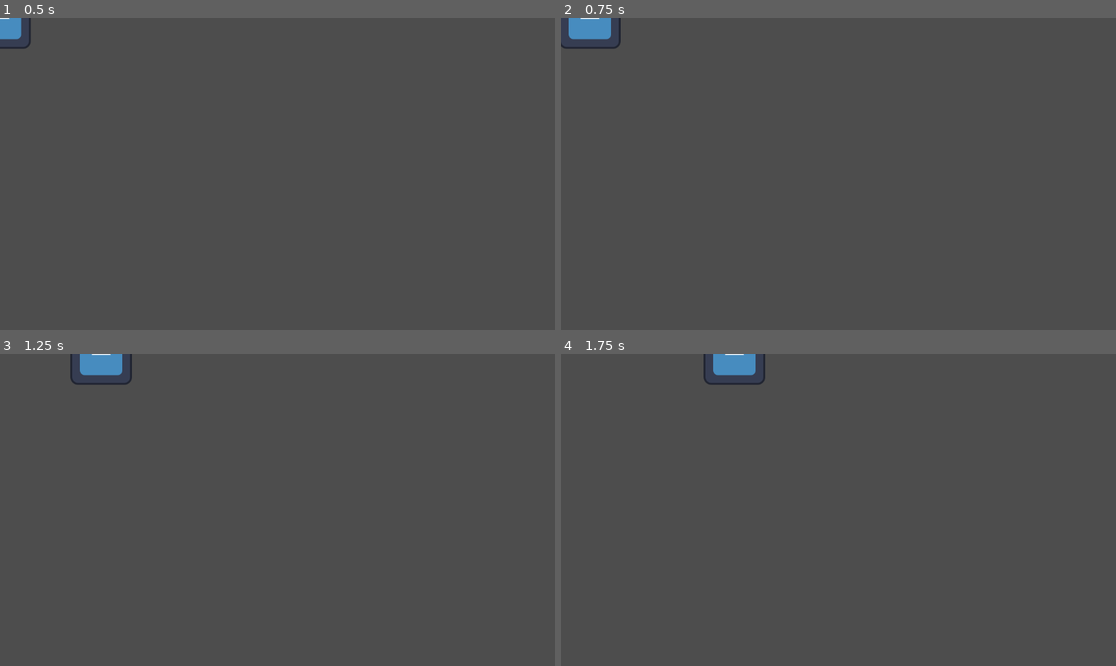
Above: before the commit, frames 1-4 (two rows, left to right).
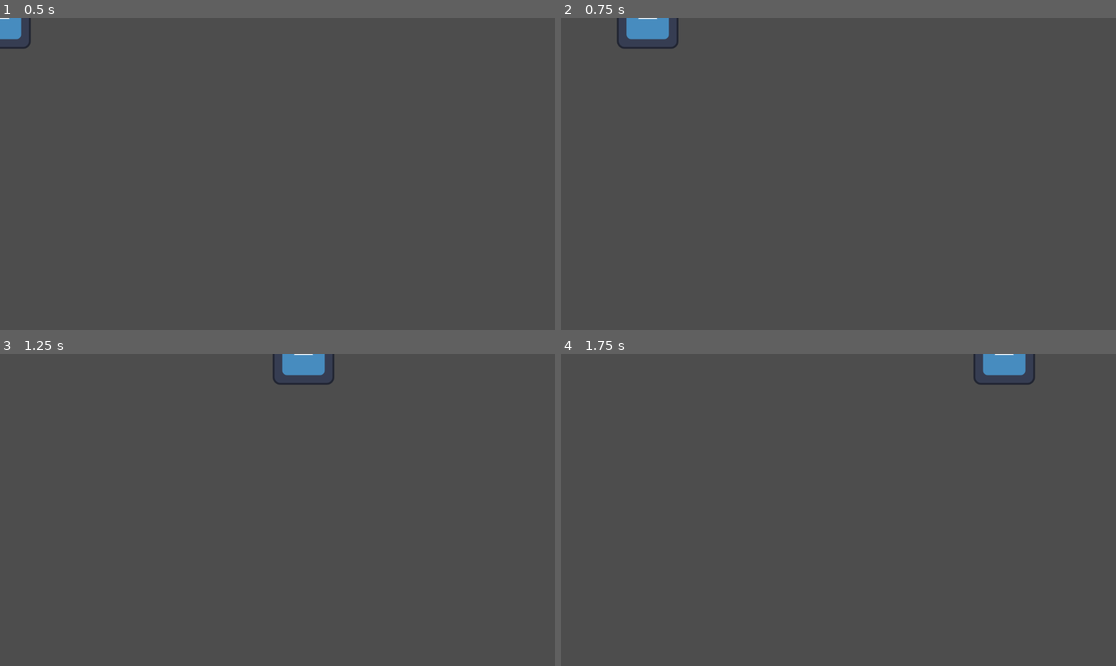
Above: after the commit, the same moments.

Repository: Lugas7/BlastCore
Game: Godot game, scene res://player.tscn
The game is run twice, just before and just after one commit, with the same random seed, the same clock (stepped at 60 frames per second) and the same inputs. The engine's default icon, where the game draws it, is replaced by a stand-in: a white triangle on a blue panel in a dark square.
Inputs:
- Up to frame 1 (0.5 s): no input
- Up to frame 2 (0.75 s): tap Enter (ui_accept) at 0.5 s; hold Right (ui_right) from 0.53 s (still down); hold Space (ui_dash, bound only after the commit) from 0.53 s (still down)
- Up to frame 3 (1.25 s): keep holding Right (ui_right); keep holding Space (ui_dash, bound only after the commit); tap Enter (ui_accept) at 0.77, 0.8, 1.07 s
- Up to frame 4 (1.75 s): keep holding Right (ui_right); release Space (ui_dash, bound only after the commit) at 1.28 s; tap Enter (ui_accept) at 1.35, 1.52 s; tap Space (ui_dash, bound only after the commit) at 1.55 s

Frame 1 is identical in both runs. In frame 2, 1.3% of the frame differs, in the area x 0-22%, y 0-10%; in frame 3, 1.3%, in the area x 12-61%, y 0-10%; in frame 4, 1.3%.

Commit message:
added player dash as well as wasd movement

Diff:
--- a/player.gd
+++ b/player.gd
@@ -3,33 +3,40 @@
 
 const SPEED = 300.0
 const JUMP_VELOCITY = -400.0
+const dashTime = 0.3
+const DASHSPEED = 900
+
+var isDashing = false
+var xinput = 0
+var yinput = 0
+var xdir = 0
+var ydir = 0
+func _physics_process(_delta: float) -> void:
+	updateMovement()
+	if Input.is_action_pressed("ui_dash"):
+		beginDash()
+	if !isDashing:
+		velocity.x = SPEED * xdir
+		velocity.y = SPEED * ydir
+	move_and_slide()
+
+func updateMovement():
+	if isDashing == false:
+		xinput = Input.get_axis("ui_left", "ui_right")
+		yinput = Input.get_axis("ui_up", "ui_down")
+
+		if xinput != 0 and yinput != 0:
+			var dir = atan2(yinput, xinput)
+			xdir = cos(dir)
+			ydir = sin(dir)
+		else:
+			xdir = xinput
+			ydir = yinput
 
 
-func _physics_process(_delta: float) -> void:
-	# Add the gravity.
-	#if not is_on_floor():
-	#	velocity += get_gravity() * delta
-
-	# Handle jump.
-	if Input.is_action_just_pressed("ui_accept") and is_on_floor():
-		velocity.y = JUMP_VELOCITY
-
-	# Get the input direction and handle the movement/deceleration.
-	# As good practice, you should replace UI actions with custom gameplay actions.
-	var xinput := Input.get_axis("ui_left", "ui_right")
-	var yinput := Input.get_axis("ui_up", "ui_down")
-
-	var dir = atan2(yinput, xinput)
-	var xdir = cos(dir)
-	var ydir = sin(dir)
-
-	if xinput:
-		velocity.x = xdir * SPEED
-	else:
-		velocity.x = move_toward(velocity.x, 0, SPEED)
-
-	if yinput:
-		velocity.y = ydir * SPEED
-	else:
-		velocity.y = move_toward(velocity.y, 0, SPEED)
-	move_and_slide()
+func beginDash():
+	isDashing = true
+	velocity.x = DASHSPEED * xdir
+	velocity.y = DASHSPEED * ydir
+	await get_tree().create_timer(dashTime).timeout
+	isDashing = false
--- a/project.godot
+++ b/project.godot
@@ -14,3 +14,43 @@
 run/main_scene="res://player.tscn"
 config/features=PackedStringArray("4.3", "Forward Plus")
 config/icon="res://icon.svg"
+
+[input]
+
+ui_left={
+"deadzone": 0.5,
+"events": [Object(InputEventKey,"resource_local_to_scene":false,"resource_name":"","device":0,"window_id":0,"alt_pressed":false,"shift_pressed":false,"ctrl_pressed":false,"meta_pressed":false,"pressed":false,"keycode":4194319,"physical_keycode":0,"key_label":0,"unicode":0,"location":0,"echo":false,"script":null)
+, Object(InputEventJoypadButton,"resource_local_to_scene":false,"resource_name":"","device":0,"button_index":13,"pressure":0.0,"pressed":false,"script":null)
+, Object(InputEventJoypadMotion,"resource_local_to_scene":false,"resource_name":"","device":0,"axis":0,"axis_value":-1.0,"script":null)
+, Object(InputEventKey,"resource_local_to_scene":false,"resource_name":"","device":-1,"window_id":0,"alt_pressed":false,"shift_pressed":false,"ctrl_pressed":false,"meta_pressed":false,"pressed":false,"keycode":0,"physical_keycode":65,"key_label":0,"unicode":97,"location":0,"echo":false,"script":null)
+]
+}
+ui_right={
+"deadzone": 0.5,
+"events": [Object(InputEventKey,"resource_local_to_scene":false,"resource_name":"","device":0,"window_id":0,"alt_pressed":false,"shift_pressed":false,"ctrl_pressed":false,"meta_pressed":false,"pressed":false,"keycode":4194321,"physical_keycode":0,"key_label":0,"unicode":0,"location":0,"echo":false,"script":null)
+, Object(InputEventJoypadButton,"resource_local_to_scene":false,"resource_name":"","device":0,"button_index":14,"pressure":0.0,"pressed":false,"script":null)
+, Object(InputEventJoypadMotion,"resource_local_to_scene":false,"resource_name":"","device":0,"axis":0,"axis_value":1.0,"script":null)
+, Object(InputEventKey,"resource_local_to_scene":false,"resource_name":"","device":-1,"window_id":0,"alt_pressed":false,"shift_pressed":false,"ctrl_pressed":false,"meta_pressed":false,"pressed":false,"keycode":0,"physical_keycode":68,"key_label":0,"unicode":100,"location":0,"echo":false,"script":null)
+]
+}
+ui_up={
+"deadzone": 0.5,
+"events": [Object(InputEventKey,"resource_local_to_scene":false,"resource_name":"","device":0,"window_id":0,"alt_pressed":false,"shift_pressed":false,"ctrl_pressed":false,"meta_pressed":false,"pressed":false,"keycode":4194320,"physical_keycode":0,"key_label":0,"unicode":0,"location":0,"echo":false,"script":null)
+, Object(InputEventJoypadButton,"resource_local_to_scene":false,"resource_name":"","device":0,"button_index":11,"pressure":0.0,"pressed":false,"script":null)
+, Object(InputEventJoypadMotion,"resource_local_to_scene":false,"resource_name":"","device":0,"axis":1,"axis_value":-1.0,"script":null)
+, Object(InputEventKey,"resource_local_to_scene":false,"resource_name":"","device":-1,"window_id":0,"alt_pressed":false,"shift_pressed":false,"ctrl_pressed":false,"meta_pressed":false,"pressed":false,"keycode":0,"physical_keycode":87,"key_label":0,"unicode":119,"location":0,"echo":false,"script":null)
+]
+}
+ui_down={
+"deadzone": 0.5,
+"events": [Object(InputEventKey,"resource_local_to_scene":false,"resource_name":"","device":0,"window_id":0,"alt_pressed":false,"shift_pressed":false,"ctrl_pressed":false,"meta_pressed":false,"pressed":false,"keycode":4194322,"physical_keycode":0,"key_label":0,"unicode":0,"location":0,"echo":false,"script":null)
+, Object(InputEventJoypadButton,"resource_local_to_scene":false,"resource_name":"","device":0,"button_index":12,"pressure":0.0,"pressed":false,"script":null)
+, Object(InputEventJoypadMotion,"resource_local_to_scene":false,"resource_name":"","device":0,"axis":1,"axis_value":1.0,"script":null)
+, Object(InputEventKey,"resource_local_to_scene":false,"resource_name":"","device":-1,"window_id":0,"alt_pressed":false,"shift_pressed":false,"ctrl_pressed":false,"meta_pressed":false,"pressed":false,"keycode":0,"physical_keycode":83,"key_label":0,"unicode":115,"location":0,"echo":false,"script":null)
+]
+}
+ui_dash={
+"deadzone": 0.5,
+"events": [Object(InputEventKey,"resource_local_to_scene":false,"resource_name":"","device":0,"window_id":0,"alt_pressed":false,"shift_pressed":false,"ctrl_pressed":false,"meta_pressed":false,"pressed":false,"keycode":0,"physical_keycode":32,"key_label":0,"unicode":0,"location":0,"echo":false,"script":null)
+]
+}
